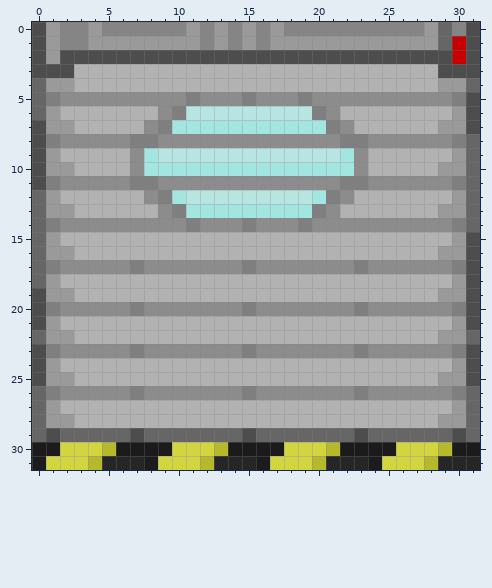
Edited in one commit: pixel-art sprite (Resources/Textures/Structures/Doors/Shutters/shutters_window.rsi/closed.png). Above: the version before the commit.
The file is 32x32 pixels. Colours within 5 levels of each other are drawn and written as one.
Now the later version:
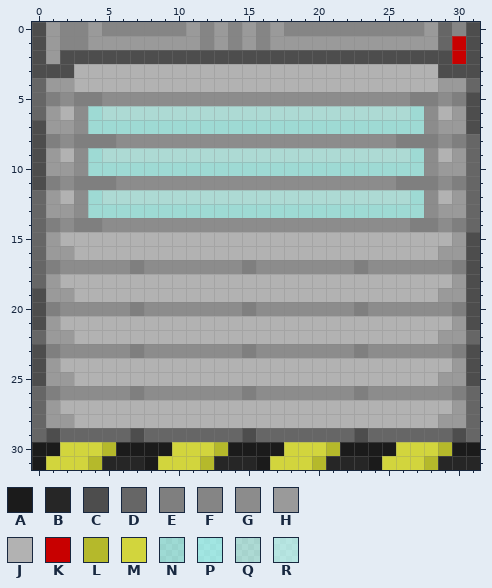
Palette (. is transparent): A #1b1b1b  B #262626  C #4d4d4d  D #666666  E #7f7f7f  F #858585  G #8c8c8c  H #9a9a9a  J #b2b2b2  K #c80000  L #b5b92b  M #d2d53d  N #aaffff6c  P #aaffff9b  Q #ccffff6c  R #ccffff9b
From old to new:
Changed rows in their new state; - is an unchanged pixel.
first column x 3:
 5 EE------G---G---G-------EE
 6 GNQQQQQQQQQQQQQQQQQQQQQQNG
 7 GNNNNNNNNNNNNNNNNNNNNNNNNG
 8 EEE-GG-------------GG--EEE
 9 GNQQQQQQQQQQQQQQQQQQQQQQNG
10 GNNNNNNNNNNNNNNNNNNNNNNNNG
11 EEE-GG-------------GG--EEE
12 GNQQQQQQQQQQQQQQQQQQQQQQNG
13 GNNNNNNNNNNNNNNNNNNNNNNNNG
14 EE------G---G---G-------EE
